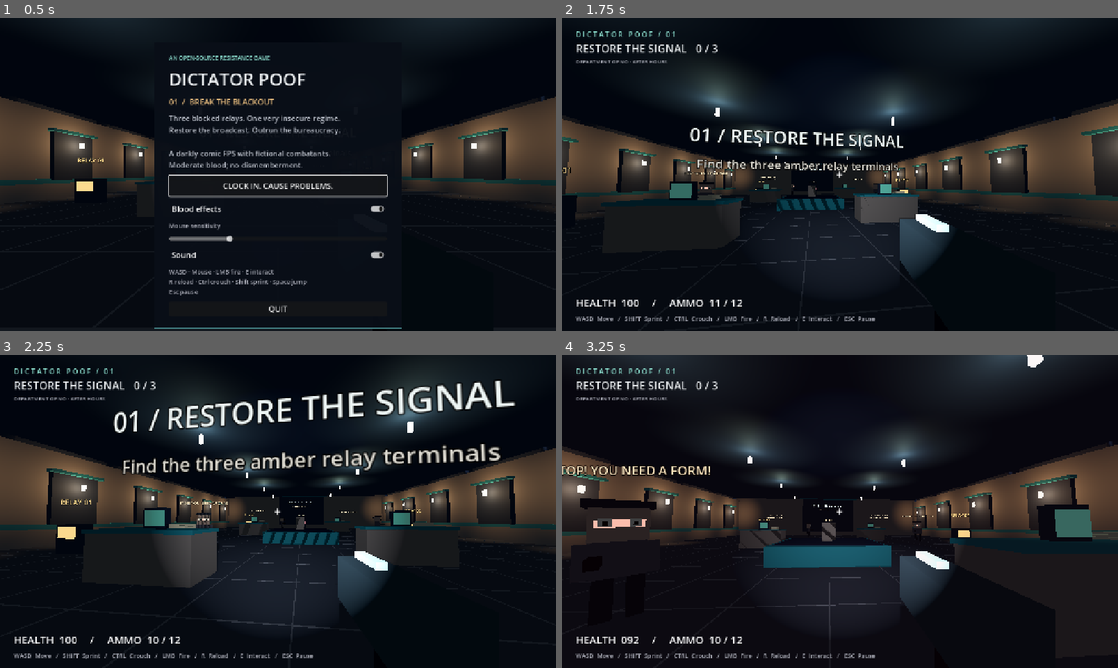
Above: before the commit, frames 1-4 (two rows, left to right).
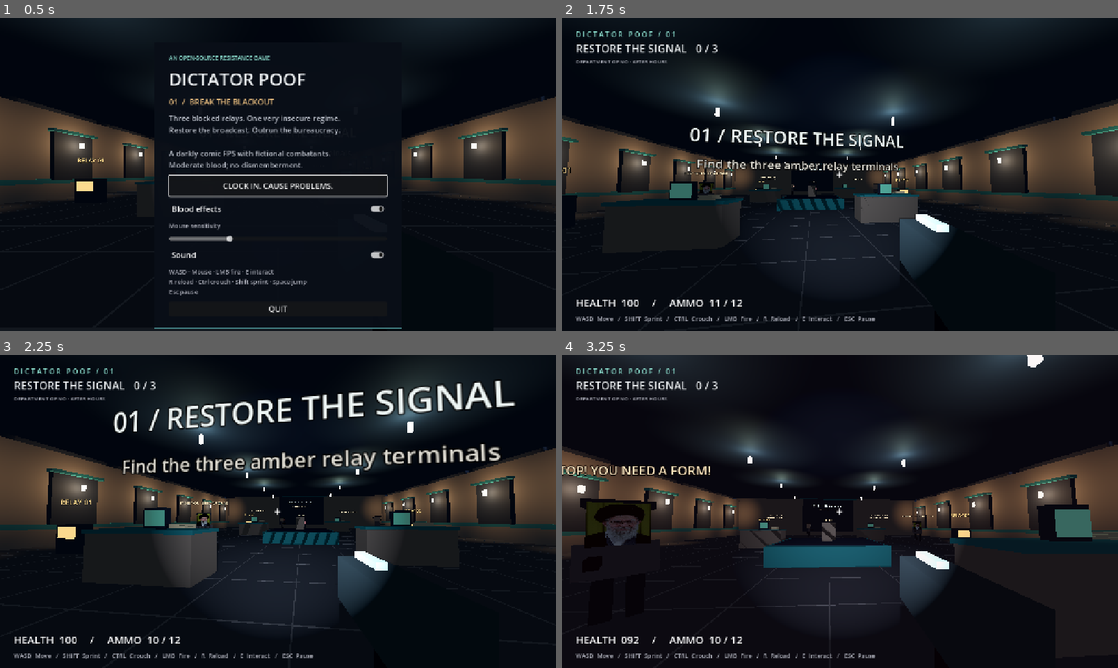
Above: after the commit, the same moments.

Repository: autrin/Dictator-Poof
Game: Godot game, scene res://scenes/main.tscn
Two runs of this game, one before a commit and one after it. Both use one fixed random seed, a clock stepped at 60 frames per second and the inputs below.
Inputs (mouse positions are in pixels of both pictures, inside the frame that each line leads up to):
- Up to frame 1 (0.5 s): no input
- Up to frame 2 (1.75 s): click "CLOCK IN. CAUSE PROBLEMS." at 0.5 s; move the mouse to (867, 174) at 1.27 s; hold W (forward) from 1.28 s (still down); hold Ctrl (crouch) from 1.28 s (still down); click (867, 174) at 1.42 s; tap Space (jump) at 1.52 s
- Up to frame 3 (2.25 s): keep holding W (forward); move the mouse to (250, 511) at 2.02 s; release Ctrl (crouch) at 2.03 s; click (250, 511) at 2.1 s
- Up to frame 4 (3.25 s): keep holding W (forward); tap Space (jump) at 2.27 s; move the mouse to (851, 505) at 2.77 s; tap E (interact) at 2.85 s

Frame 1 is identical in both runs. In frame 2, less than 0.1% of the frame differs, in the area x 24-28%, y 52-56%; in frame 3, less than 0.1%; in frame 4, 1.0%, in the area x 4-65%, y 46-61%.

Commit message:
The first laughing session i had with this game: added face pic of the main dictator to the bad characters

Diff:
--- a/scripts/guard.gd
+++ b/scripts/guard.gd
@@ -31,6 +31,7 @@
 	add_child(collision)
 	visual = Node3D.new()
 	add_child(visual)
+	add_face_picture()
 	PoofShapes.box(visual, Vector3(0, 1.05, 0), Vector3(0.64, 0.65, 0.34), Color("5f5961"))
 	PoofShapes.box(visual, Vector3(0, 1.63, 0), Vector3(0.7, 0.58, 0.54), Color("b79887"))
 	PoofShapes.box(visual, Vector3(0, 1.97, 0), Vector3(0.83, 0.13, 0.68), Color("31333e"))
@@ -123,3 +124,21 @@
 		tween.tween_property(visual, "rotation:x", -PI / 2.0, 0.3)
 		tween.parallel().tween_property(visual, "position:y", 0.22, 0.3)
 		# Bodies stay in the level; no smoke or disappearing death effect.
+
+func add_face_picture() -> void:
+	var face := MeshInstance3D.new()
+	var quad := QuadMesh.new()
+	quad.size = Vector2(0.70, 0.70)
+	face.mesh = quad
+
+	var material := StandardMaterial3D.new()
+	material.albedo_texture = load(
+		"res://assets/textures/faces/A_Kh_face.jpg"
+	) as Texture2D
+	material.roughness = 1.0
+	material.transparency = BaseMaterial3D.TRANSPARENCY_ALPHA
+	face.material_override = material
+
+	visual.add_child(face)
+	face.position = Vector3(0, 1.63, -0.39)
+	face.rotation.y = PI
Binary file added: assets/textures/faces/A_Kh_face.jpg
Not shown, added: assets/textures/faces/A_Kh_face.jpg.import
